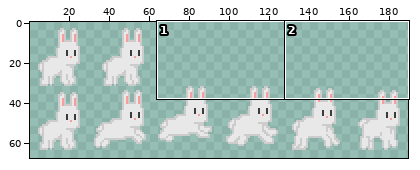
Two states of a sprite sheet, res/image.png. The picture above shows the old version from afar; the outline marks the close-up.
Close-up. Earlier state:
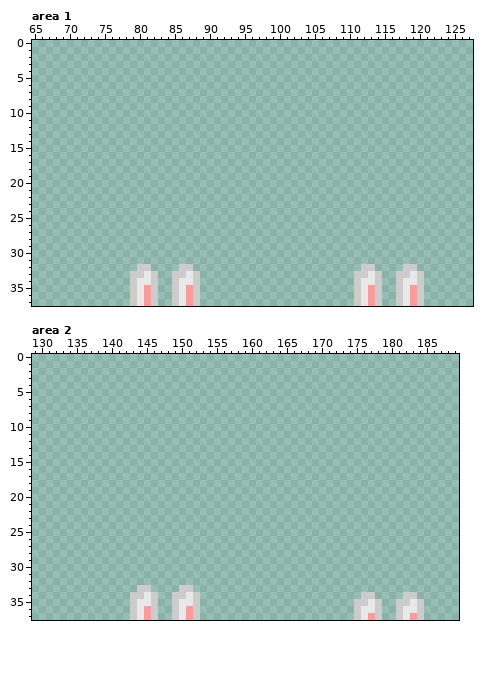
The file is 256x96 pixels. Shown: area 1: x 65..127, y 0..37; area 2: x 129..189, y 0..37. The wide view leaves out empty margins.
Now the later version:
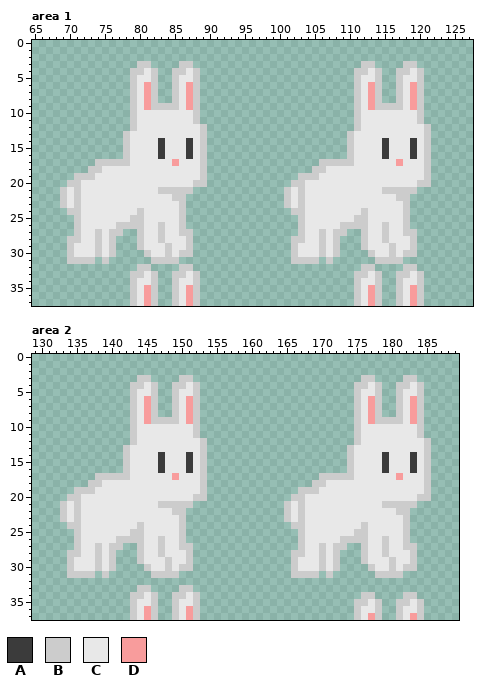
Palette (. is transparent): A #3b3b3b  B #cccccc  C #e8e8e8  D #f89c9c
Changes in this commit:
Changed rows in their new state; - is an unchanged pixel.
Area 1:
first column x 69:
 3 -----------BB----BB------------------------BB----BB--
 4 ----------BBCB--BBCB----------------------BBCB--BBCB-
 5 ----------BCCB--BCCB----------------------BCCB--BCCB-
 6 ----------BCDB--BCDB----------------------BCDB--BCDB-
 7 ----------BCDB--BCDB----------------------BCDB--BCDB-
 8 ----------BCDB--BCDB----------------------BCDB--BCDB-
 9 ----------BCDBBBBCDB----------------------BCDBBBBCDB-
10 ----------BCCCCCCCCB----------------------BCCCCCCCCB-
11 ----------BCCCCCCCCB----------------------BCCCCCCCCB-
12 ----------BCCCCCCCCCB---------------------BCCCCCCCCCB
13 ---------BCCCCCCCCCCB--------------------BCCCCCCCCCCB
14 ---------BCCCCACCCACB--------------------BCCCCACCCACB
15 ---------BCCCCACCCACB--------------------BCCCCACCCACB
16 ---------BCCCCACCCACB--------------------BCCCCACCCACB
17 -----BBBBBCCCCCCDCCCB----------------BBBBBCCCCCCDCCCB
18 ----BBCCCCCCCCCCCCCCB---------------BBCCCCCCCCCCCCCCB
19 --BBBCCCCCCCCCCCCCCCB-------------BBBCCCCCCCCCCCCCCCB
20 -BBCCCCCCCCCCCCCCCCBB------------BBCCCCCCCCCCCCCCCCBB
21 BCBCCCCCCCCCCCBBBBB-------------BCBCCCCCCCCCCCBBBBB--
22 BCBCCCCCCCCCCCCCBB--------------BCBCCCCCCCCCCCCCBB---
23 BCBCCCCCCCCCCCCCCB--------------BCBCCCCCCCCCCCCCCB---
24 -BBCCCCCCCCBCCCCCB---------------BBCCCCCCCCBCCCCCB---
25 --BCCCCCCCBBCCCCCB----------------BCCCCCCCBBCCCCCB---
26 --BCCCCCBBBBCCBCCB----------------BCCCCCBBBBCCBCCB---
27 --BCCBCBB--BCCBCCBB---------------BCCBCBB--BCCBCCBB--
28 -BBCCBCB---BCCBCCCB--------------BBCCBCB---BCCBCCCB--
29 -BCCCBCB---BCCCBCCB--------------BCCCBCB---BCCCBCCB--
30 -BCCCBCB----BCCBCBB--------------BCCCBCB----BCCBCBB--
31 -BBBB-B------BBBB----------------BBBB-B------BBBB----
Area 2:
first column x 133:
 3 -----------BB----BB------------------------BB----BB--
 4 ----------BBCB--BBCB----------------------BBCB--BBCB-
 5 ----------BCCB--BCCB----------------------BCCB--BCCB-
 6 ----------BCDB--BCDB----------------------BCDB--BCDB-
 7 ----------BCDB--BCDB----------------------BCDB--BCDB-
 8 ----------BCDB--BCDB----------------------BCDB--BCDB-
 9 ----------BCDBBBBCDB----------------------BCDBBBBCDB-
10 ----------BCCCCCCCCB----------------------BCCCCCCCCB-
11 ----------BCCCCCCCCB----------------------BCCCCCCCCB-
12 ----------BCCCCCCCCCB---------------------BCCCCCCCCCB
13 ---------BCCCCCCCCCCB--------------------BCCCCCCCCCCB
14 ---------BCCCCACCCACB--------------------BCCCCACCCACB
15 ---------BCCCCACCCACB--------------------BCCCCACCCACB
16 ---------BCCCCACCCACB--------------------BCCCCACCCACB
17 -----BBBBBCCCCCCDCCCB----------------BBBBBCCCCCCDCCCB
18 ----BBCCCCCCCCCCCCCCB---------------BBCCCCCCCCCCCCCCB
19 --BBBCCCCCCCCCCCCCCCB-------------BBBCCCCCCCCCCCCCCCB
20 -BBCCCCCCCCCCCCCCCCBB------------BBCCCCCCCCCCCCCCCCBB
21 BCBCCCCCCCCCCCBBBBB-------------BCBCCCCCCCCCCCBBBBB--
22 BCBCCCCCCCCCCCCCBB--------------BCBCCCCCCCCCCCCCBB---
23 BCBCCCCCCCCCCCCCCB--------------BCBCCCCCCCCCCCCCCB---
24 -BBCCCCCCCCBCCCCCB---------------BBCCCCCCCCBCCCCCB---
25 --BCCCCCCCBBCCCCCB----------------BCCCCCCCBBCCCCCB---
26 --BCCCCCBBBBCCBCCB----------------BCCCCCBBBBCCBCCB---
27 --BCCBCBB--BCCBCCBB---------------BCCBCBB--BCCBCCBB--
28 -BBCCBCB---BCCBCCCB--------------BBCCBCB---BCCBCCCB--
29 -BCCCBCB---BCCCBCCB--------------BCCCBCB---BCCCBCCB--
30 -BCCCBCB----BCCBCBB--------------BCCCBCB----BCCBCBB--
31 -BBBB-B------BBBB----------------BBBB-B------BBBB----
Changed places in both close-ups, as pixel boxes (x1, y1, x2, y2):
added: (60, 61, 207, 264)
added: (284, 61, 431, 264)
added: (60, 375, 207, 578)
added: (284, 375, 431, 578)
